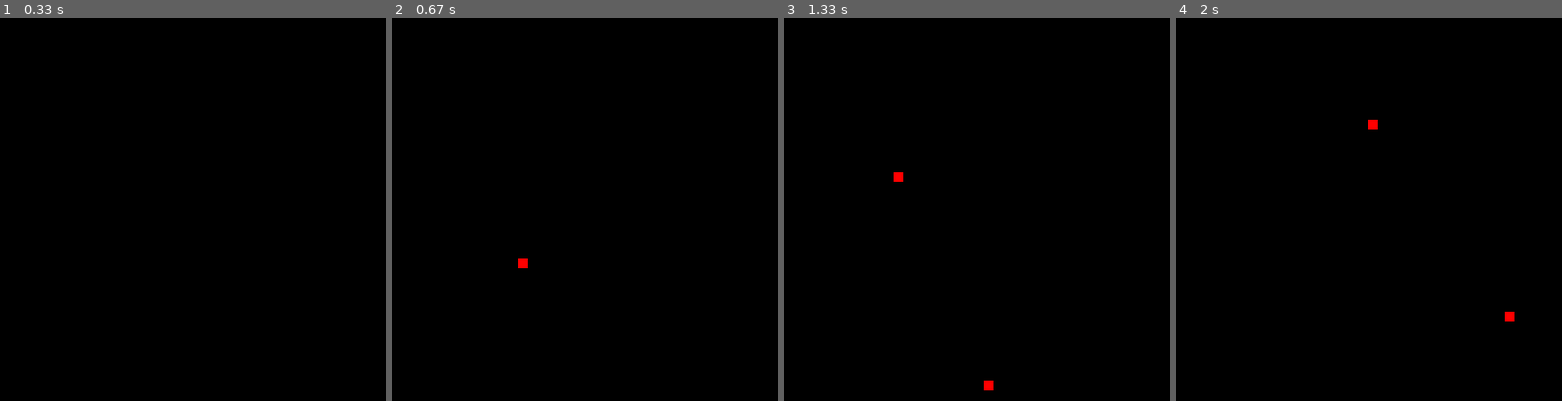
Above: before the commit, frames 1-4 (left to right).
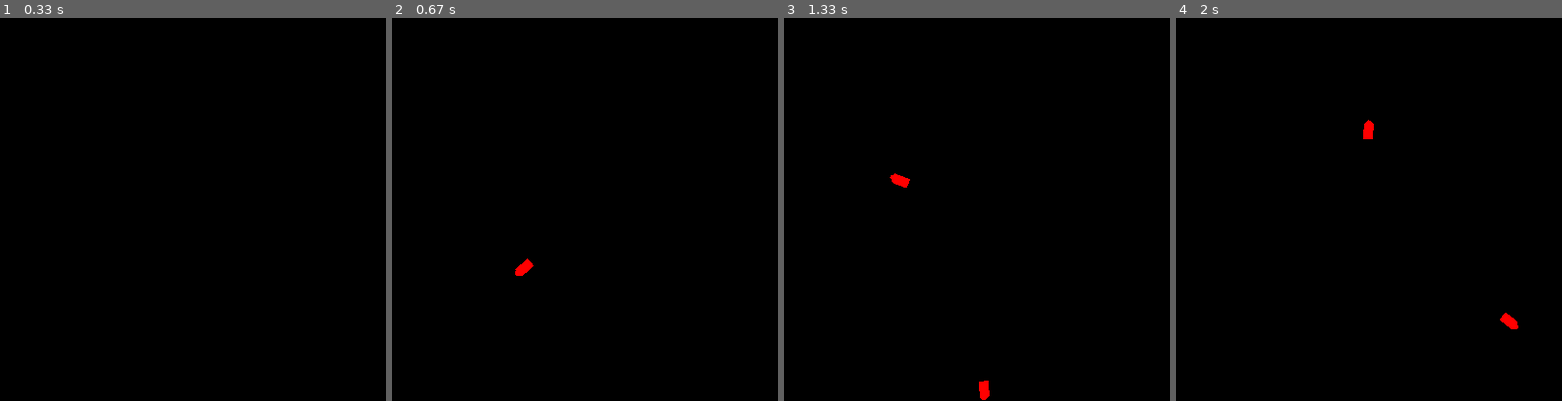
Above: after the commit, the same moments.

Repository: pygame-examples/pygame-examples
Game: pygame game, started from projectile_to_position/main.py
Same seed, same stepped clock (60 frames per second), same inputs: the game is played once before the commit and once after it.
Inputs (mouse positions are in pixels of both pictures, inside the frame that each line leads up to):
- Up to frame 1 (0.33 s): no input
- Up to frame 2 (0.67 s): click (565, 224) at 0.38 s
- Up to frame 3 (1.33 s): click (977, 232) at 0.72 s; click (826, 148) at 1.05 s
- Up to frame 4 (2 s): click (1542, 343) at 1.38 s; click (1376, 75) at 1.72 s

Frame 1 is identical in both runs. In frame 2, 0.1% of the frame differs, in the area x 31-37%, y 62-68%; in frame 3, 0.2%; in frame 4, 0.2%, in the area x 48-89%, y 26-82%.

Commit message:
Updated example, separated main class in it's own file

Diff:
--- a/projectile_to_position/main.py
+++ b/projectile_to_position/main.py
@@ -1,36 +1,13 @@
 import pygame
+
+from projectile import Projectile
 
 
 pygame.init()
 screen = pygame.display.set_mode((500, 400))
 clock = pygame.time.Clock()
 
-
-class Bullet(pygame.sprite.Sprite):
-    image = pygame.Surface((10, 10))
-    image.fill('red')
-    velocity = 5
-    max_distance = 200
-
-    def __init__(self, start_pos, target_pos, to_max=True):
-        super().__init__()
-        self.start_pos = sp = x0, y0 = pygame.Vector2(start_pos)
-        tp = x1, y1 = pygame.Vector2(target_pos)
-
-        self.rect = self.image.get_rect(center=start_pos)
-        self.vector = pygame.Vector2(x1 - x0, y1 - y0).normalize()
-        if not to_max:
-            self.max_distance = min(self.max_distance, round(sp.distance_to(tp)))
-        self.travelled_distance = 0
-
-    def update(self):
-        if self.travelled_distance > self.max_distance:
-            self.kill()
-        self.travelled_distance += self.velocity
-        self.rect.center = self.start_pos + self.vector*self.travelled_distance
-
-
-bullet_group = pygame.sprite.Group()
+projectile_group = pygame.sprite.Group()
 
 running = True
 while running:
@@ -42,9 +19,9 @@
             running = False
         if event.type == pygame.MOUSEBUTTONDOWN:
             if event.button == 1:
-                bullet = Bullet((250, 200), event.pos)
-                bullet_group.add(bullet)
+                projectile = Projectile((250, 200), event.pos)
+                projectile_group.add(projectile)
 
-    bullet_group.update()
-    bullet_group.draw(screen)
+    projectile_group.update()
+    projectile_group.draw(screen)
     pygame.display.flip()
--- /dev/null
+++ b/projectile_to_position/projectile.py
@@ -0,0 +1,27 @@
+import pygame
+
+
+class Projectile(pygame.sprite.Sprite):
+    image = pygame.Surface((20, 10), flags=pygame.SRCALPHA)
+    pygame.draw.polygon(image, 'red', ((0, 0), (15, 0), (20, 5), (15, 10), (0, 10)))
+    velocity = 5
+    max_distance = 200
+
+    def __init__(self, start_pos, target_pos, to_max=True):
+        super().__init__()
+        self.start_pos = sp = x0, y0 = pygame.Vector2(start_pos)
+        tp = x1, y1 = pygame.Vector2(target_pos)
+
+        self.rect = self.image.get_rect(center=start_pos)
+        self.vector = pygame.Vector2(x1 - x0, y1 - y0).normalize()
+        angle = self.vector.angle_to(pygame.Vector2(1, 0))
+        self.image = pygame.transform.rotate(self.image, angle)
+        if not to_max:
+            self.max_distance = min(self.max_distance, round(sp.distance_to(tp)))
+        self.travelled_distance = 0
+
+    def update(self):
+        if self.travelled_distance > self.max_distance:
+            self.kill()
+        self.travelled_distance += self.velocity
+        self.rect.center = self.start_pos + self.vector*self.travelled_distance
